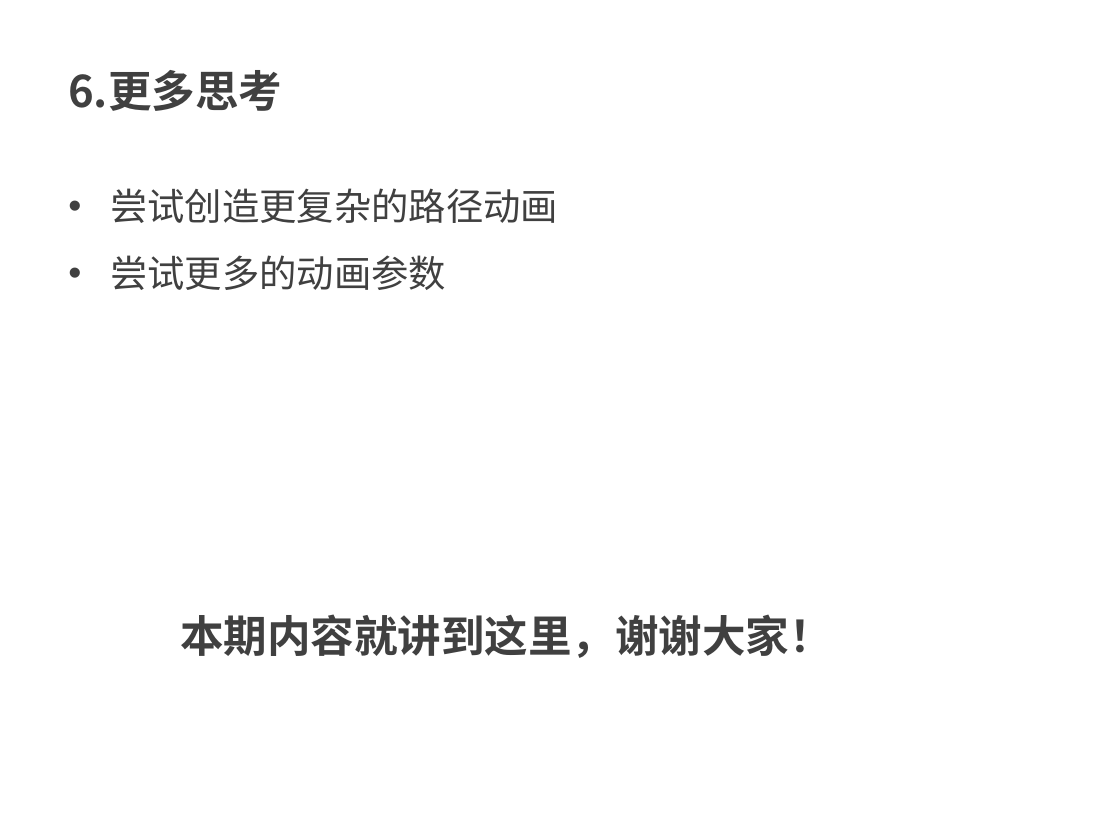
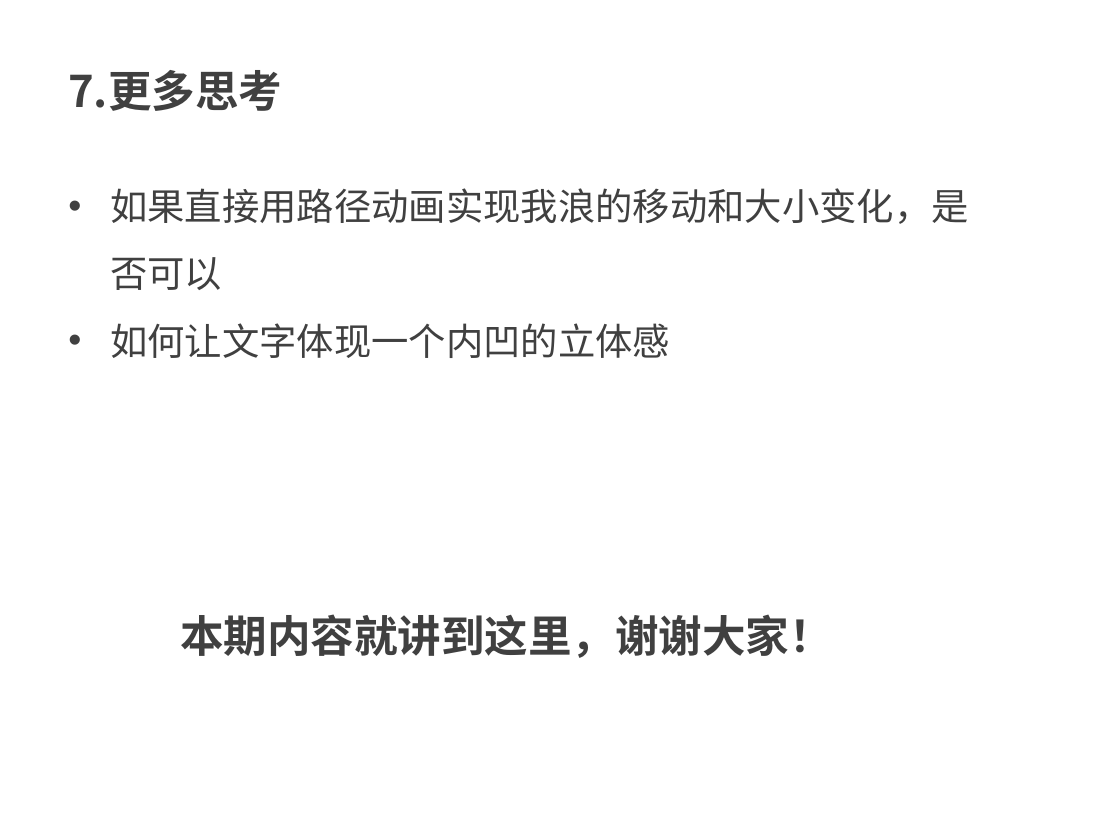
Before and after one commit to kong66/webAni, a slide deck: slide 26 of 11-text-mask-pattern-ani/text-mask-and-pattern.pptx (slide 16 before the commit). Drawn at 1120x840 pixels with LibreOffice and Linux fonts; fonts in the diff are those of the drawing. Boxes give left, top, right and bottom in pixels: in the first picture for what was removed or moved away, otherwise in the second. Text is boxed around its words. In the diff, an @@ line names an element or a change of style, - is before the commit and + after.

```diff
--- a/11-text-mask-pattern-ani/text-mask-and-pattern.pptx
+++ b/11-text-mask-pattern-ani/text-mask-and-pattern.pptx
@@ text at [68,70,282,111]: text changed @@
-6.更多思考
+7.更多思考
@@ text at [110,188,969,358]: text changed @@
-• 尝试创造更复杂的路径动画
-• 尝试更多的动画参数
+• 如果直接用路径动画实现我浪的移动和大小变化，是否可以
+• 如何让文字体现一个内凹的立体感
```
Also in this commit, not shown: 1 other slide changed, 22 slides added, 12 slides removed, 4 other files.
